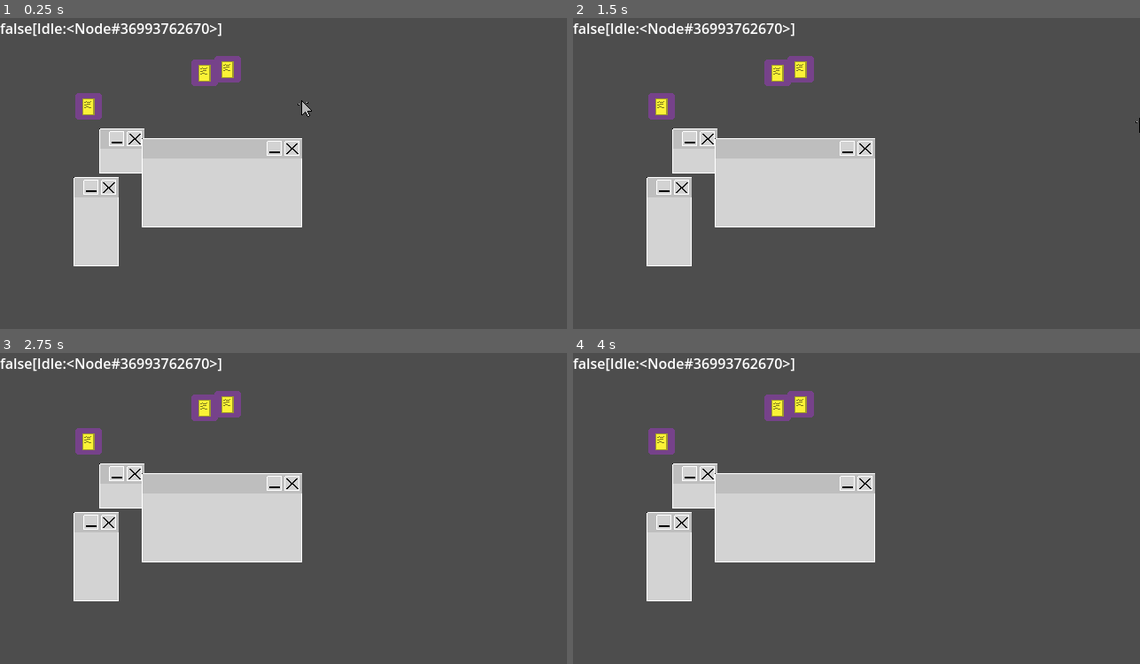
Above: before the commit, frames 1-4 (two rows, left to right).
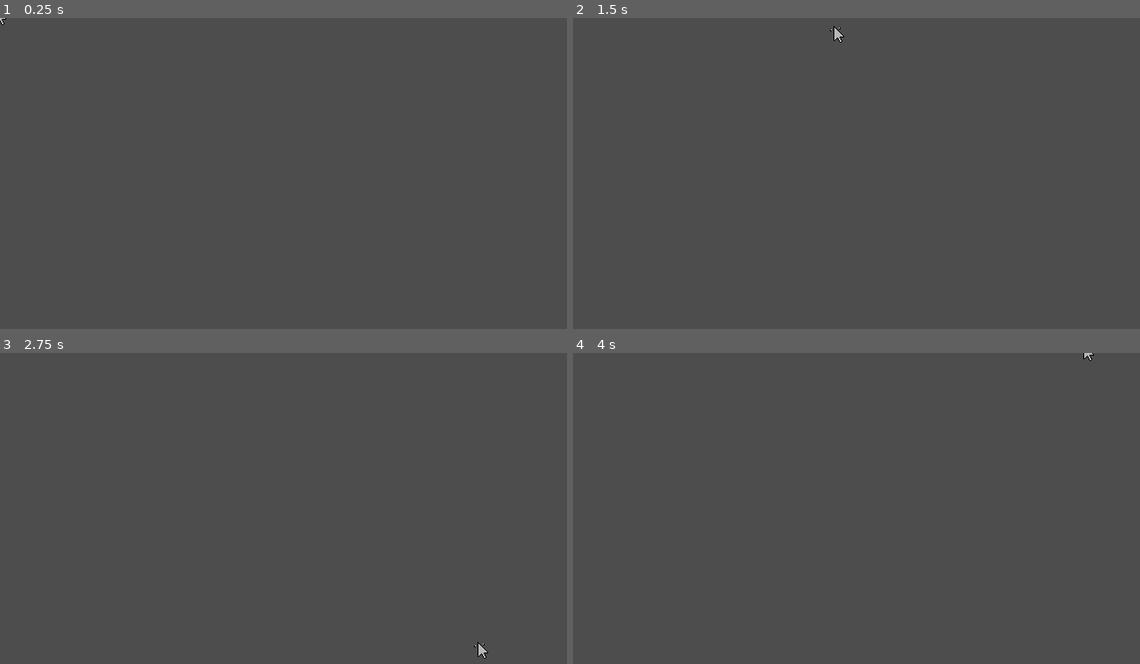
Above: after the commit, the same moments.

Repository: username123115/Clicky
Game: Godot game, scene res://overworld.tscn
Two runs of this game, one before a commit and one after it. Both use one fixed random seed, a clock stepped at 60 frames per second and the inputs below. Before the commit the project starts from res://intro.tscn.
Inputs:
- Up to frame 1 (0.25 s): no input
- Up to frame 2 (1.5 s): tap Enter at 0.5 s; hold L (move_right) 0.53-1.28 s; hold Z (grab) 0.53-1.28 s; hold J (move_down) from 1.28 s (still down); tap Z (grab) at 1.35 s
- Up to frame 3 (2.75 s): release J (move_down) at 2.03 s; hold L (move_right) from 2.03 s (still down); hold Z (grab) from 2.03 s (still down)
- Up to frame 4 (4 s): release L (move_right) at 2.78 s; release Z (grab) at 2.78 s; hold K (move_up) 2.78-3.53 s; tap Z (grab) at 2.85 s; tap Space at 3.5 s; hold H (move_left) from 3.53 s (still down); hold Z (grab) from 3.53 s (still down)

The runs differ from the first frame. In frame 1, 13% of the frame differs, in the area x 0-55%, y 0-80%; in frame 2, 13%; in frame 3, 13%; in frame 4, 13%.

Commit message:
prepare new features

Diff:
--- a/icon_minimizeable/icon_minimizeable.gd
+++ b/icon_minimizeable/icon_minimizeable.gd
@@ -4,10 +4,40 @@
 
 @export var window_hiding : bool = false
 
+@export var closed : bool = false
+
 func _ready() -> void:
 	super._ready()
-	window.hiding = window_hiding
+
+	var container = window.get_node(^"WindowButton/Container")
+	var close = container.get_node(^"Close")
+	var minimize = container.get_node(^"Minimize")
+
+	if closed:
+		window.hiding = true
+	else:
+		window.hiding = window_hiding
+
+	minimize.connect("clicked", _on_minimize_clicked)
+	close.connect("clicked", _on_close_clicked)
+
+	appearance_default()
+
+func _on_minimize_clicked():
+	window.hiding = true
+
+func appearance_default() -> void:
+	if closed:
+		sprite.self_modulate = Color(0.8, 0.8, 0.8, 1.0)
+	else:
+		sprite.self_modulate = Color(1.0, 1.0, 1.0, 1.0)
+
+func _on_close_clicked():
+	window.hiding = true
+	closed = true
 
 func click_registered(clicker = null):
-	window_hiding = not window_hiding
-	window.hiding = window_hiding
+	if click_count > 1:
+		closed = false
+	if not closed:
+		window.hiding = not window.hiding
--- a/intro.tscn
+++ b/intro.tscn
@@ -1,7 +1,6 @@
-[gd_scene load_steps=7 format=3 uid="uid://kanteoc5d2dg"]
+[gd_scene load_steps=6 format=3 uid="uid://kanteoc5d2dg"]
 
 [ext_resource type="PackedScene" uid="uid://b76rhy6jvdbac" path="res://player/player.tscn" id="1_2emgv"]
-[ext_resource type="PackedScene" uid="uid://bo822hpbkvv8d" path="res://icon/icon.tscn" id="1_8pycq"]
 [ext_resource type="PackedScene" uid="uid://q7fcv5vhmt4l" path="res://icon_minimizeable/icon_minimizeable.tscn" id="1_ghew6"]
 [ext_resource type="PackedScene" uid="uid://c4p7vdke6f5n2" path="res://window/window.tscn" id="2_2je34"]
 [ext_resource type="Script" path="res://player/state_window_interactions/debug_draw.gd" id="3_nceal"]
@@ -10,31 +9,32 @@
 [node name="Intro_Level" type="Node2D"]
 
 [node name="Icon Minimizeable" parent="." instance=ExtResource("1_ghew6")]
-position = Vector2(100, 100)
+position = Vector2(45, 25)
+closed = true
 
 [node name="Window" parent="Icon Minimizeable" instance=ExtResource("2_2je34")]
-position = Vector2(13, 26)
+position = Vector2(116, 6)
 
-[node name="Icon" parent="." instance=ExtResource("1_8pycq")]
-position = Vector2(257, 58)
+[node name="Icon Minimizeable2" parent="." instance=ExtResource("1_ghew6")]
+position = Vector2(45, 95)
 
-[node name="Icon2" parent="." instance=ExtResource("1_8pycq")]
-position = Vector2(231, 62)
+[node name="Window" parent="Icon Minimizeable2" instance=ExtResource("2_2je34")]
+position = Vector2(84, 181)
+init_height = 100
+
+[node name="Icon Minimizeable3" parent="." instance=ExtResource("1_ghew6")]
+position = Vector2(45, 60)
+
+[node name="Window" parent="Icon Minimizeable3" instance=ExtResource("2_2je34")]
+position = Vector2(161, 137)
+init_height = 100
+init_width = 180
 
 [node name="Player" parent="." instance=ExtResource("1_2emgv")]
 z_index = 5
 position = Vector2(345, 104)
 
 [node name="Timer" type="Timer" parent="."]
-
-[node name="Window" parent="." instance=ExtResource("2_2je34")]
-position = Vector2(84, 181)
-init_height = 100
-
-[node name="Window2" parent="." instance=ExtResource("2_2je34")]
-position = Vector2(161, 137)
-init_height = 100
-init_width = 180
 
 [node name="player_debugger" type="Node2D" parent="." node_paths=PackedStringArray("target")]
 visible = false
@@ -45,5 +45,6 @@
 script = ExtResource("4_dly2c")
 
 [node name="Label" type="Label" parent="debug_info"]
+visible = false
 offset_right = 180.0
 offset_bottom = 83.0
--- /dev/null
+++ b/overworld.tscn
@@ -0,0 +1,7 @@
+[gd_scene load_steps=2 format=3 uid="uid://c486tyteiwvfa"]
+
+[ext_resource type="PackedScene" uid="uid://b76rhy6jvdbac" path="res://player/player.tscn" id="1_y4pvv"]
+
+[node name="Overworld" type="Node2D"]
+
+[node name="Player" parent="." instance=ExtResource("1_y4pvv")]
--- a/player/state_movement/sm_movement.gd
+++ b/player/state_movement/sm_movement.gd
@@ -14,6 +14,9 @@
 	if state_name in ["floating"]:
 		states_stack.push_front(states_map[state_name])
 
+	if state_name == "idle":
+		states_stack = ["idle"]
+
 	super._change_state(state_name)
 
 
--- a/project.godot
+++ b/project.godot
@@ -11,7 +11,7 @@
 [application]
 
 config/name="Clicky"
-run/main_scene="res://intro.tscn"
+run/main_scene="res://overworld.tscn"
 config/features=PackedStringArray("4.3", "Forward Plus")
 config/icon="res://icon.svg"
 
@@ -24,6 +24,7 @@
 
 window/size/viewport_width=640
 window/size/viewport_height=360
+window/stretch/mode="viewport"
 window/stretch/aspect="keep_width"
 window/stretch/scale_mode="integer"
 
@@ -32,21 +33,25 @@
 move_left={
 "deadzone": 0.5,
 "events": [Object(InputEventKey,"resource_local_to_scene":false,"resource_name":"","device":-1,"window_id":0,"alt_press …(192 unchanged characters)…
+, Object(InputEventKey,"resource_local_to_scene":false,"resource_name":"","device":-1,"window_id":0,"alt_pressed":false,"shift_pressed":false,"ctrl_pressed":false,"meta_pressed":false,"pressed":false,"keycode":0,"physical_keycode":4194319,"key_label":0,"unicode":0,"location":0,"echo":false,"script":null)
 ]
 }
 move_right={
 "deadzone": 0.5,
 "events": [Object(InputEventKey,"resource_local_to_scene":false,"resource_name":"","device":-1,"window_id":0,"alt_press …(192 unchanged characters)…
+, Object(InputEventKey,"resource_local_to_scene":false,"resource_name":"","device":-1,"window_id":0,"alt_pressed":false,"shift_pressed":false,"ctrl_pressed":false,"meta_pressed":false,"pressed":false,"keycode":0,"physical_keycode":4194321,"key_label":0,"unicode":0,"location":0,"echo":false,"script":null)
 ]
 }
 move_up={
 "deadzone": 0.5,
 "events": [Object(InputEventKey,"resource_local_to_scene":false,"resource_name":"","device":-1,"window_id":0,"alt_press …(192 unchanged characters)…
+, Object(InputEventKey,"resource_local_to_scene":false,"resource_name":"","device":-1,"window_id":0,"alt_pressed":false,"shift_pressed":false,"ctrl_pressed":false,"meta_pressed":false,"pressed":false,"keycode":0,"physical_keycode":4194320,"key_label":0,"unicode":0,"location":0,"echo":false,"script":null)
 ]
 }
 move_down={
 "deadzone": 0.5,
 "events": [Object(InputEventKey,"resource_local_to_scene":false,"resource_name":"","device":-1,"window_id":0,"alt_press …(192 unchanged characters)…
+, Object(InputEventKey,"resource_local_to_scene":false,"resource_name":"","device":-1,"window_id":0,"alt_pressed":false,"shift_pressed":false,"ctrl_pressed":false,"meta_pressed":false,"pressed":false,"keycode":0,"physical_keycode":4194322,"key_label":0,"unicode":0,"location":0,"echo":false,"script":null)
 ]
 }
 grab={
--- /dev/null
+++ b/window/extension_container.gd
@@ -0,0 +1,18 @@
+extends "res://window/window_extension.gd"
+const WindowExtension = preload("window_extension.gd")
+
+var extensions = []
+
+func _ready() -> void:
+	super._ready()
+	for child in get_children():
+		if child is WindowExtension:
+			print(child)
+			extensions.push_back(child)
+
+func window_size_changed(w, h) -> void:
+	width = w
+	height = h
+
+func window_hide_changed(hiding) -> void:
+	is_hiding = hiding
--- /dev/null
+++ b/window/note_window/note_window.tscn
@@ -0,0 +1,19 @@
+[gd_scene load_steps=4 format=3 uid="uid://d008u54n70lkq"]
+
+[ext_resource type="Script" path="res://window/window.gd" id="1_hd6ci"]
+[ext_resource type="PackedScene" uid="uid://biqff5ectg1ig" path="res://window/window_button/window_button.tscn" id="2_trouv"]
+[ext_resource type="Script" path="res://window/tool_draw_window.gd" id="3_y55si"]
+
+[node name="Window" type="CharacterBody2D"]
+script = ExtResource("1_hd6ci")
+
+[node name="WindowButton" parent="." instance=ExtResource("2_trouv")]
+
+[node name="runtime" type="Node" parent="."]
+
+[node name="Area" type="Area2D" parent="."]
+
+[node name="CollisionShape2D" type="CollisionShape2D" parent="Area"]
+
+[node name="outline_drawer" type="Node2D" parent="."]
+script = ExtResource("3_y55si")
Not shown, added: export_presets.cfg
